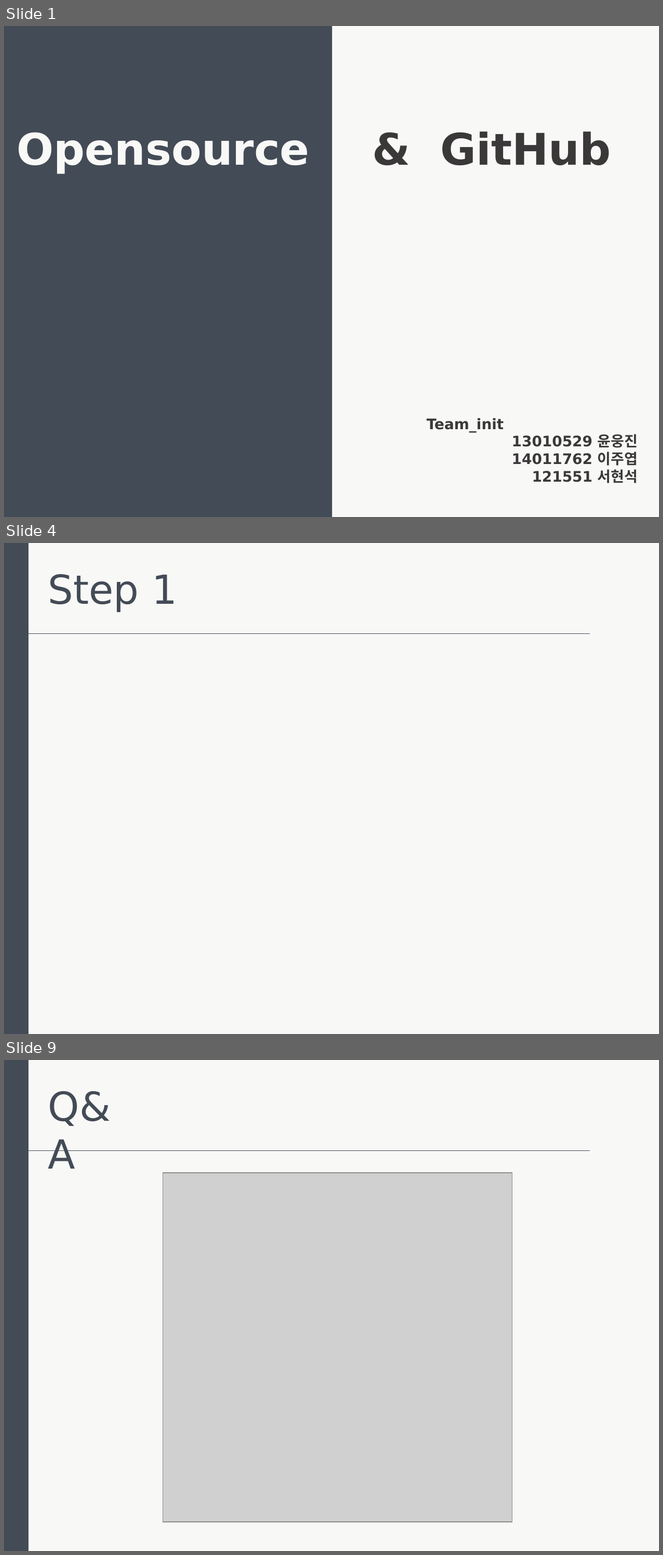
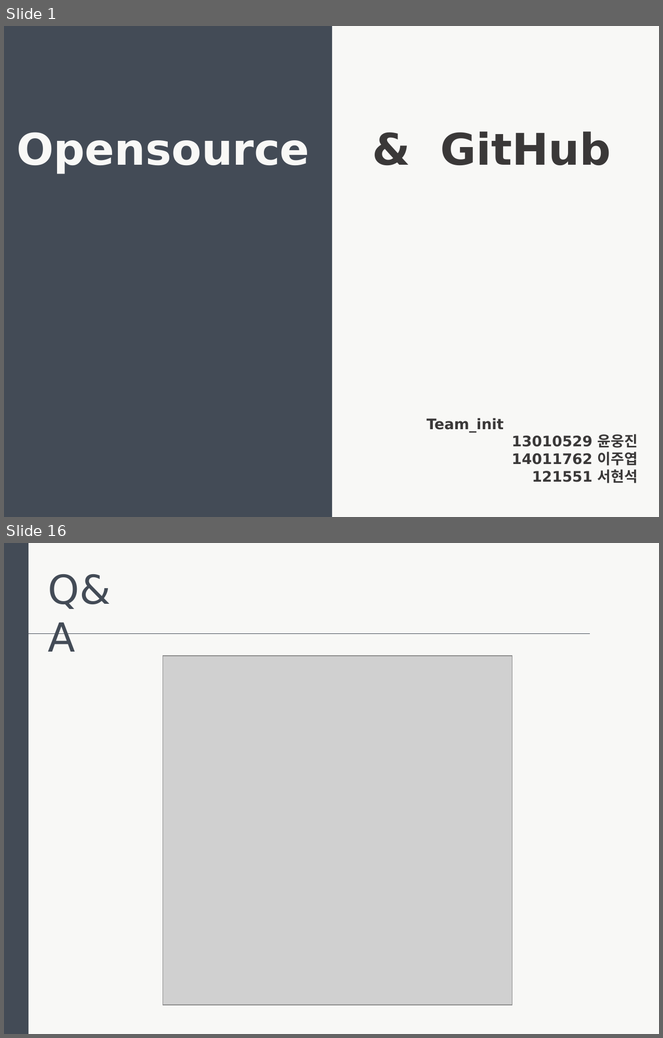
Before and after one commit to Unoong/DoorLockCode, a slide deck: 발표자료.pptx. Shown one above the other, each under a label of ours: slides 1, 4 and 9 before the commit, slides 1 and 16 after it; the slides between them are not shown. The pictures are 663x1555 and 663x1038 pixels, drawn with LibreOffice and Linux fonts; fonts in the diff are those of the drawing; grey boxes stand for pictures. Boxes give left, top, right and bottom in pixels: in the first picture for what was removed or moved away, otherwise in the second. Text is boxed around its words. In the diff, an @@ line names an element or a change of style, - is before the commit and + after.

```diff
--- a/발표자료.pptx
+++ b/발표자료.pptx
@@ slide 4 removed at (4, 543, 659, 1034), background #F8F8F6 @@
@@ rectangle removed at (4, 543, 29, 1034) @@
@@ text removed at (48, 574, 177, 612) @@
-Step 1
@@ line removed from (29, 634) to (591, 634) @@
@@ what was slide 9 is now slide 16 @@
```
Also in this commit, not shown: 3 slides changed, 11 slides added, 3 other slides removed.
